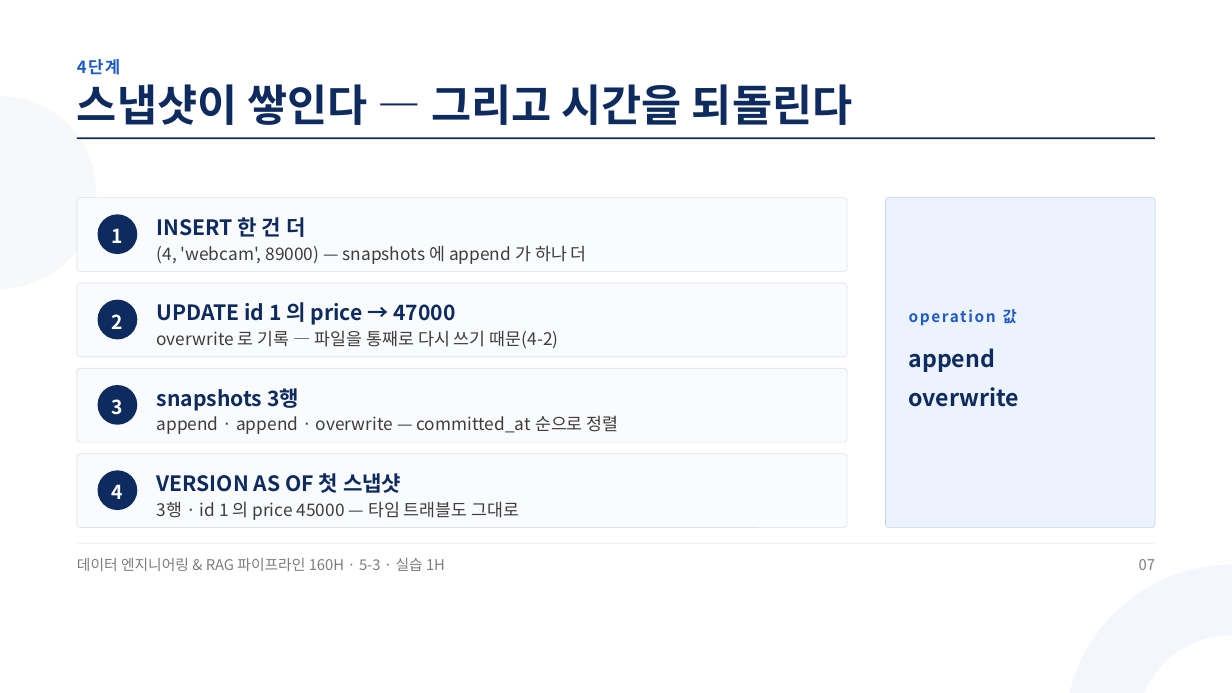
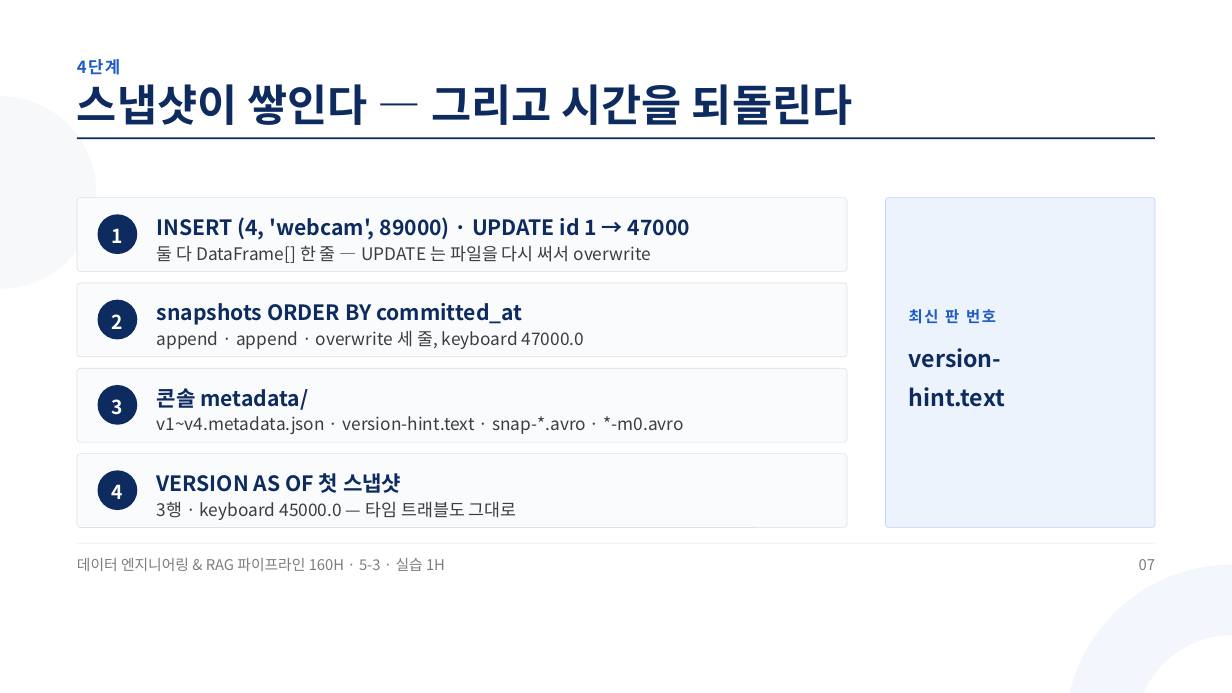
Before and after one commit to aebonlee/materials, a slide deck: slide 7 of data-eng/decks/w5d3s3.pptx. Drawn at 1232x693 pixels with LibreOffice and Linux fonts; fonts in the diff are those of the drawing. Boxes give left, top, right and bottom in pixels: in the first picture for what was removed or moved away, otherwise in the second. Text is boxed around its words. In the diff, an @@ line names an element or a change of style, - is before the commit and + after.

Commit message:
data-eng 5-3 덱 5(w5d3s0 신설) · 4-5·5-1·5-2 덱 「5-3 에서 다시 씀」 고침 · 묶음

```diff
--- a/data-eng/decks/w5d3s3.pptx
+++ b/data-eng/decks/w5d3s3.pptx
@@ text at (x1=157, y1=217, x2=690, y2=240): text changed @@
-INSERT 한 건 더
+INSERT (4, 'webcam', 89000) · UPDATE id 1 → 47000
@@ text at (x1=157, y1=245, x2=651, y2=263): text changed @@
-(4, 'webcam', 89000) — snapshots 에 append 가 하나 더
+둘 다 DataFrame[] 한 줄 — UPDATE 는 파일을 다시 써서 overwrite
@@ text at (x1=157, y1=303, x2=523, y2=325): text changed @@
-UPDATE id 1 의 price → 47000
+snapshots ORDER BY committed_at
@@ text at (x1=909, y1=309, x2=996, y2=324): text changed @@
-operation 값
+최신 판 번호
@@ text at (x1=157, y1=330, x2=584, y2=349): text changed @@
-overwrite 로 기록 — 파일을 통째로 다시 쓰기 때문(4-2)
+append · append · overwrite 세 줄, keyboard 47000.0
@@ text at (x1=909, y1=348, x2=1005, y2=407): text changed @@
-append
-overwrite
+version-
+hint.text
@@ text at (x1=157, y1=388, x2=308, y2=410): text changed @@
-snapshots 3행
+콘솔 metadata/
@@ text at (x1=157, y1=416, x2=684, y2=434): text changed @@
-append · append · overwrite — committed_at 순으로 정렬
+v1~v4.metadata.json · version-hint.text · snap-*.avro · *-m0.avro
@@ text at (x1=157, y1=501, x2=517, y2=520): text changed @@
-3행 · id 1 의 price 45000 — 타임 트래블도 그대로
+3행 · keyboard 45000.0 — 타임 트래블도 그대로
```
Also in this commit, not shown: 7 other slides changed, 3 slides added, 3 slides removed, 20 other files.
